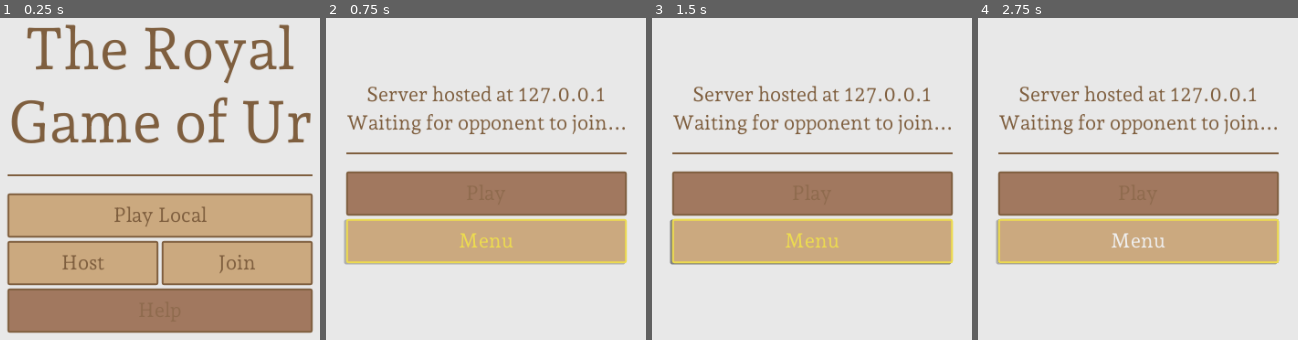
Above: before the commit, frames 1-4 (left to right).
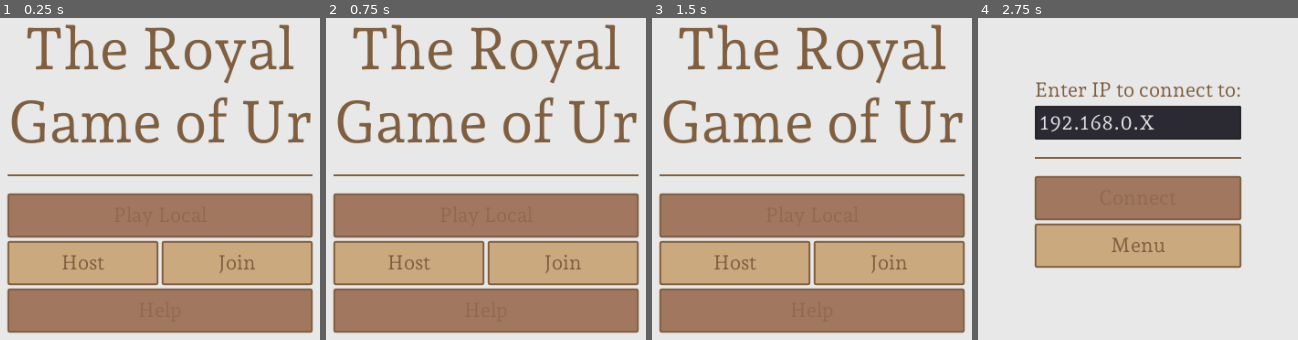
Above: after the commit, the same moments.

Repository: rschubkegel/ur-godot
Game: Godot game, scene res://nodes/Root.tscn
Two runs of this game, one before a commit and one after it. Both use one fixed random seed, a clock stepped at 60 frames per second and the inputs below.
Inputs (mouse positions are in pixels of both pictures, inside the frame that each line leads up to):
- Up to frame 1 (0.25 s): no input
- Up to frame 2 (0.75 s): click "Host" at 0.5 s
- Up to frame 3 (1.5 s): click (812, 240) at 1.25 s, where only the run before the commit has a clickable "Menu"
- Up to frame 4 (2.75 s): click (1214, 262) at 2 s, where only the run after the commit has a clickable "Join"

The runs differ from the first frame. In frame 1, 12% of the frame differs, in the area x 2-98%, y 54-68%; in frame 2, 48%, in the area x 2-98%, y 1-98%; in frame 3, 48%; in frame 4, 23%.

Commit message:
Unified use of lobby for both peers

Diff:
--- a/nodes/Game.tscn
+++ b/nodes/Game.tscn
@@ -26,6 +26,7 @@
 __meta__ = {
 "_edit_use_anchors_": false
 }
+menu_button = NodePath("rows/actions/menu_button")
 
 [node name="rows" type="VBoxContainer" parent="."]
 anchor_right = 1.0
--- a/nodes/JoinPopup.tscn
+++ /dev/null
@@ -1,61 +0,0 @@
-[gd_scene load_steps=3 format=2]
-
-[ext_resource path="res://styles/UI_Style.tres" type="Theme" id=1]
-
-[sub_resource type="StyleBoxFlat" id=1]
-bg_color = Color( 0.913725, 0.913725, 0.913725, 1 )
-border_width_left = 8
-border_width_top = 8
-border_width_right = 8
-border_width_bottom = 8
-border_color = Color( 0.8, 0.666667, 0.501961, 1 )
-
-[node name="popup" type="PopupPanel"]
-visible = true
-margin_right = 229.0
-margin_bottom = 72.0
-theme = ExtResource( 1 )
-custom_styles/panel = SubResource( 1 )
-popup_exclusive = true
-__meta__ = {
-"_edit_use_anchors_": false
-}
-
-[node name="vbox" type="VBoxContainer" parent="."]
-margin_left = 15.0
-margin_top = 8.0
-margin_right = 214.0
-margin_bottom = 80.0
-rect_pivot_offset = Vector2( -16, -9 )
-__meta__ = {
-"_edit_use_anchors_": false
-}
-
-[node name="hbox" type="HBoxContainer" parent="vbox"]
-margin_right = 199.0
-margin_bottom = 37.0
-alignment = 1
-
-[node name="prefix" type="Label" parent="vbox/hbox"]
-margin_top = 5.0
-margin_right = 109.0
-margin_bottom = 32.0
-theme = ExtResource( 1 )
-text = "192.168.0."
-__meta__ = {
-"_edit_use_anchors_": false
-}
-
-[node name="ip_selector" type="SpinBox" parent="vbox/hbox"]
-margin_left = 113.0
-margin_right = 199.0
-margin_bottom = 37.0
-theme = ExtResource( 1 )
-max_value = 99.0
-rounded = true
-
-[node name="connect" type="Button" parent="vbox"]
-margin_top = 41.0
-margin_right = 199.0
-margin_bottom = 72.0
-text = "Connect"
--- a/nodes/Lobby.tscn
+++ b/nodes/Lobby.tscn
@@ -1,5 +1,6 @@
-[gd_scene load_steps=3 format=2]
+[gd_scene load_steps=4 format=2]
 
+[ext_resource path="res://scripts/Lobby.gd" type="Script" id=1]
 [ext_resource path="res://styles/UI_Style.tres" type="Theme" id=2]
 
 [sub_resource type="StyleBoxFlat" id=2]
@@ -13,9 +14,14 @@
 anchor_right = 1.0
 anchor_bottom = 1.0
 theme = ExtResource( 2 )
+script = ExtResource( 1 )
 __meta__ = {
 "_edit_use_anchors_": false
 }
+ip_label = NodePath("hbox/vbox/ip_label")
+ip_ledit = NodePath("hbox/vbox/ip_ledit")
+connect_button = NodePath("hbox/vbox/connect")
+menu_button = NodePath("hbox/vbox/menu")
 
 [node name="hbox" type="HBoxContainer" parent="."]
 anchor_right = 1.0
@@ -26,58 +32,57 @@
 }
 
 [node name="vbox" type="VBoxContainer" parent="hbox"]
-margin_left = 71.0
-margin_right = 378.0
-margin_bottom = 900.0
+margin_left = 44.0
+margin_right = 306.0
+margin_bottom = 700.0
 alignment = 1
 __meta__ = {
 "_edit_use_anchors_": false
 }
 
 [node name="ip_label" type="Label" parent="hbox/vbox"]
-margin_top = 351.0
-margin_right = 307.0
-margin_bottom = 378.0
+margin_top = 246.0
+margin_right = 262.0
+margin_bottom = 273.0
 theme = ExtResource( 2 )
 custom_colors/font_color = Color( 0.501961, 0.376471, 0.25098, 1 )
 text = "Server hosted at 127.0.0.1"
 align = 1
 
-[node name="msg_label" type="Label" parent="hbox/vbox"]
-margin_top = 382.0
-margin_right = 307.0
-margin_bottom = 409.0
-theme = ExtResource( 2 )
-custom_colors/font_color = Color( 0.501961, 0.376471, 0.25098, 1 )
-text = "Waiting for opponent to join..."
-align = 1
+[node name="ip_ledit" type="LineEdit" parent="hbox/vbox" groups=["joining"]]
+margin_top = 277.0
+margin_right = 262.0
+margin_bottom = 314.0
+text = "192.168.0.X"
 
 [node name="HSeparator" type="HSeparator" parent="hbox/vbox"]
-margin_top = 413.0
-margin_right = 307.0
-margin_bottom = 445.0
+margin_top = 318.0
+margin_right = 262.0
+margin_bottom = 350.0
 custom_constants/separation = 32
 custom_styles/separator = SubResource( 2 )
 
-[node name="play" type="Button" parent="hbox/vbox"]
-margin_top = 449.0
-margin_right = 307.0
-margin_bottom = 497.0
+[node name="connect" type="Button" parent="hbox/vbox" groups=["joining"]]
+margin_top = 354.0
+margin_right = 262.0
+margin_bottom = 402.0
 rect_min_size = Vector2( 96, 48 )
 theme = ExtResource( 2 )
 disabled = true
-text = "Play"
+text = "Connect"
 __meta__ = {
 "_edit_use_anchors_": false
 }
 
 [node name="menu" type="Button" parent="hbox/vbox"]
-margin_top = 501.0
-margin_right = 307.0
-margin_bottom = 549.0
+margin_top = 406.0
+margin_right = 262.0
+margin_bottom = 454.0
 rect_min_size = Vector2( 96, 48 )
 theme = ExtResource( 2 )
 text = "Menu"
 __meta__ = {
 "_edit_use_anchors_": false
 }
+
+[connection signal="text_changed" from="hbox/vbox/ip_ledit" to="." method="ip_text_changed"]
--- a/nodes/Main.tscn
+++ b/nodes/Main.tscn
@@ -1,7 +1,8 @@
-[gd_scene load_steps=5 format=2]
+[gd_scene load_steps=6 format=2]
 
 [ext_resource path="res://styles/AndadaPro.ttf" type="DynamicFontData" id=1]
 [ext_resource path="res://styles/UI_Style.tres" type="Theme" id=2]
+[ext_resource path="res://scripts/MainMenu.gd" type="Script" id=3]
 
 [sub_resource type="DynamicFont" id=1]
 size = 64
@@ -18,9 +19,13 @@
 anchor_right = 1.0
 anchor_bottom = 1.0
 theme = ExtResource( 2 )
+script = ExtResource( 3 )
 __meta__ = {
 "_edit_use_anchors_": false
 }
+local_button = NodePath("hbox/vbox/play_local")
+host_button = NodePath("hbox/vbox/hbox/host")
+join_button = NodePath("hbox/vbox/hbox/join")
 
 [node name="hbox" type="HBoxContainer" parent="."]
 anchor_right = 1.0
@@ -31,18 +36,18 @@
 }
 
 [node name="vbox" type="VBoxContainer" parent="hbox"]
-margin_left = 58.0
-margin_right = 392.0
-margin_bottom = 900.0
+margin_left = 8.0
+margin_right = 342.0
+margin_bottom = 700.0
 alignment = 1
 __meta__ = {
 "_edit_use_anchors_": false
 }
 
 [node name="Title" type="Label" parent="hbox/vbox"]
-margin_top = 275.0
+margin_top = 175.0
 margin_right = 334.0
-margin_bottom = 432.0
+margin_bottom = 332.0
 theme = ExtResource( 2 )
 custom_colors/font_color = Color( 0.501961, 0.376471, 0.25098, 1 )
 custom_fonts/font = SubResource( 1 )
@@ -51,27 +56,28 @@
 align = 1
 
 [node name="HSeparator" type="HSeparator" parent="hbox/vbox"]
-margin_top = 436.0
+margin_top = 336.0
 margin_right = 334.0
-margin_bottom = 468.0
+margin_bottom = 368.0
 custom_constants/separation = 32
 custom_styles/separator = SubResource( 2 )
 
 [node name="play_local" type="Button" parent="hbox/vbox"]
-margin_top = 472.0
+margin_top = 372.0
 margin_right = 334.0
-margin_bottom = 520.0
+margin_bottom = 420.0
 rect_min_size = Vector2( 96, 48 )
 theme = ExtResource( 2 )
+disabled = true
 text = "Play Local"
 __meta__ = {
 "_edit_use_anchors_": false
 }
 
 [node name="hbox" type="HBoxContainer" parent="hbox/vbox"]
-margin_top = 524.0
+margin_top = 424.0
 margin_right = 334.0
-margin_bottom = 572.0
+margin_bottom = 472.0
 alignment = 1
 
 [node name="host" type="Button" parent="hbox/vbox/hbox"]
@@ -98,9 +104,9 @@
 }
 
 [node name="help_button" type="Button" parent="hbox/vbox"]
-margin_top = 576.0
+margin_top = 476.0
 margin_right = 334.0
-margin_bottom = 624.0
+margin_bottom = 524.0
 rect_min_size = Vector2( 96, 48 )
 theme = ExtResource( 2 )
 disabled = true
--- a/nodes/Root.tscn
+++ b/nodes/Root.tscn
@@ -1,14 +1,12 @@
-[gd_scene load_steps=6 format=2]
+[gd_scene load_steps=5 format=2]
 
 [ext_resource path="res://nodes/Game.tscn" type="PackedScene" id=1]
 [ext_resource path="res://nodes/Main.tscn" type="PackedScene" id=2]
 [ext_resource path="res://nodes/Lobby.tscn" type="PackedScene" id=3]
 [ext_resource path="res://scripts/Game.gd" type="Script" id=4]
-[ext_resource path="res://nodes/JoinPopup.tscn" type="PackedScene" id=5]
 
 [node name="root" type="Node"]
 script = ExtResource( 4 )
 MainMenu = ExtResource( 2 )
 Lobby = ExtResource( 3 )
-JoinPopup = ExtResource( 5 )
 Game = ExtResource( 1 )
--- a/scripts/Board.gd
+++ b/scripts/Board.gd
@@ -4,7 +4,10 @@
 const DICE_IMGS = [preload('res://images/dice_0.png'), preload('res://images/dice_1.png')]
 const PLAYER_COLORS = [Color(0.10, 0.25, 0.45), Color(0.45, 0.16, 0.15)]
 const PLAYER_NAMES = ['Player One', 'Player Two']
-const PLAYER_TOKEN_COUNT = 2
+const PLAYER_TOKEN_COUNT = 7
+
+# to be connected by Game.gd on screen change
+export(NodePath) var menu_button
 
 var cur_roll = null
 var cur_player = 0
--- a/scripts/Game.gd
+++ b/scripts/Game.gd
@@ -1,24 +1,28 @@
+#         ┌────────────play local──────────────┐
+#         │                                    ▼
+# ┌───────┴┐           ┌────────┐   both      ┌────────┐            ┌────────┐
+# │Start   ├───host&──►│Lobby   ├───players──►│Playing ├───player──►│GameOver├─┐
+# └────────┘   join    └────────┘   ready     └───────┬┘   wins     └────────┘ │
+#  ▲                    ▲                             │                        │
+#  │                    └─────────disconnected────────┘                        │
+#  │                                                                           │
+#  └───────────────────────────────────────────────────────────────────────────┘
+
+
 extends Node
 
-signal playing
-signal menu
+# signals emitted on scene change
+signal menu_s
+signal play_s
+signal host_s
+signal join_s
 
+# nodes to instantiate for scene changes
 export (PackedScene) var MainMenu
 export (PackedScene) var Lobby
-export (PackedScene) var JoinPopup
 export (PackedScene) var Game
 
-const MENU_BTN_PATH = 'rows/actions/menu_button'
-const PLAY_BTN_PATH = 'hbox/vbox/play_local'
-const HOST_BTN_PATH = 'hbox/vbox/hbox/host'
-const JOIN_BTN_PATH = 'hbox/vbox/hbox/join'
-const IP_LBL_PATH = 'hbox/vbox/ip_label'
-const PLAY_LOBBY_BTN_PATH = 'hbox/vbox/play'
-const MENU_LOBBY_BTN_PATH = 'hbox/vbox/menu'
-const CONNECT_BTN_PATH = 'vbox/connect'
-const CONNECT_IP_PATH = 'vbox/hbox/ip_selector'
-
-# Reference: https://docs.godotengine.org/en/stable/tutorials/networking/high_level_multiplayer.html
+# https://docs.godotengine.org/en/stable/tutorials/networking/high_level_multiplayer.html
 const IP_FORMAT = '192\\.168\\.\\d+\\.\\d+'
 const SERVER_PORT = 8000
 const MAX_PLAYERS = 2
@@ -38,66 +42,94 @@
 
 # add menu to tree and connect signals
 func main_menu():
-	get_tree().network_peer = null # dump old server
-	emit_signal('menu')
+	emit_signal('menu_s')
+
+	# dump old server
+	get_tree().network_peer = null
 
 	# add main menu node to tree
 	var menu = MainMenu.instance()
 	add_child(menu)
-	menu.get_node(PLAY_BTN_PATH).connect('pressed', self, 'play')
-	connect('playing', menu, 'queue_free')
-	menu.get_node(HOST_BTN_PATH).connect('pressed', self, 'host_game')
-	menu.get_node(HOST_BTN_PATH).connect('pressed', menu, 'queue_free')
-	menu.get_node(JOIN_BTN_PATH).connect('pressed', self, 'join_dialog', [menu])
+
+	# connect signals
+	menu.get_node(menu.local_button).connect('pressed', self, 'play')
+	menu.get_node(menu.host_button).connect('pressed', self, 'host')
+	menu.get_node(menu.join_button).connect('pressed', self, 'join')
+	connect('play_s', menu, 'queue_free')
+	connect('host_s', menu, 'queue_free')
+	connect('join_s', menu, 'queue_free')
 
 
 # add game to tree and connect signals
 func play():
-	emit_signal('playing')
+	emit_signal('play_s')
+
+	# add game node to tree
 	var game = Game.instance()
 	add_child(game)
-	game.get_node(MENU_BTN_PATH).connect('pressed', self, 'main_menu')
-	connect('menu', game, 'queue_free')
+
+	# connect signals
+	game.get_node(game.menu_button).connect('pressed', self, 'main_menu')
+	connect('menu_s', game, 'queue_free')
 
 
 # show dialog to connect to existing game on the network
-func join_dialog(menu):
-	var popup = JoinPopup.instance()
-	add_child(popup)
-	popup.get_node(CONNECT_BTN_PATH).connect('pressed', self, 'join_game', [popup, menu])
-	popup.popup_centered()
+func join():
+	emit_signal('join_s')
+
+	# add lobby node to tree
+	var lobby = Lobby.instance()
+	add_child(lobby)
+
+	# update UI to reflect joining
+	lobby.get_node(lobby.ip_label).text = 'Enter IP to connect to:'
+
+	# add signal connections
+	lobby.get_node(lobby.menu_button).connect('pressed', self, 'main_menu')
+	lobby.get_node(lobby.connect_button).connect('pressed', self, 'connect_to_server', [lobby])
+	connect('menu_s', lobby, 'queue_free')
+	connect('play_s', lobby, 'queue_free')
 
 
-# remove popup and main menu from scene and
 # join an existing game on the local network
-func join_game(popup, menu):
-	var ip = '192.168.0.%d' % popup.get_node(CONNECT_IP_PATH).value
-	connect('playing', popup, 'queue_free')
-
-	print('Joinging game at %s' % ip)
+func connect_to_server(lobby):
+	var ip = lobby.get_node(lobby.ip_ledit).text
 	var peer = NetworkedMultiplayerENet.new()
 	var e = peer.create_client(ip, SERVER_PORT)
 	if e:
 		print('Could not connect to server at %s' % ip)
 		peer.free()
+		main_menu()
 	else:
+		# play() will be called by player_connected()
 		get_tree().network_peer = peer
-		menu.queue_free()
 
 
 # start server and enter lobby
-func host_game():
+func host():
+	emit_signal('host_s')
+
+	# add lobby node to tree
 	var lobby = Lobby.instance()
 	add_child(lobby)
 
+	# hide nodes specific to connecting to a game
+	for node in get_tree().get_nodes_in_group("joining"):
+		node.visible = false
+
+	# connect signals
+	connect('menu_s', lobby, 'queue_free')
+	connect('play_s', lobby, 'queue_free')
+
+	# try to create server
 	var ip = init_server()
 	if ip:
-		lobby.get_node(IP_LBL_PATH).text = 'Server hosted at %s' % ip
-		lobby.get_node(MENU_LOBBY_BTN_PATH).connect('pressed', self, 'main_menu')
-		connect('menu', lobby, 'queue_free')
-		connect('playing', lobby, 'queue_free')
+		lobby.get_node(lobby.ip_label).text = \
+			'Server hosted at %s\nWaiting for opponent...' % ip
+		lobby.get_node(lobby.menu_button).connect('pressed', self, 'main_menu')
 	else:
 		print('Could not create server')
+		main_menu()
 
 
 # create a game server and return its ip address on success or null on failure
@@ -108,9 +140,7 @@
 		print('Error: could not create server')
 		get_tree().network_peer = null
 		return null
-
 	get_tree().network_peer = peer
-
 	return get_ip()
 
 
@@ -139,9 +169,9 @@
 
 # called on server
 func player_disconnected(id):
+	get_tree().set_refuse_new_network_connections(false)
 	main_menu()
 	print('Player %s disconnected' % str(id))
-	get_tree().set_refuse_new_network_connections(false)
 
 
 # called on client
@@ -156,5 +186,6 @@
 
 # called on client
 func server_disconnected():
+	get_tree().set_refuse_new_network_connections(false)
 	main_menu()
 	print("Server disconnected")
--- /dev/null
+++ b/scripts/Lobby.gd
@@ -0,0 +1,17 @@
+extends Node
+
+# will be connected by Game.gd on scene change
+# https://docs.godotengine.org/en/stable/tutorials/scripting/gdscript/gdscript_exports.html
+export(NodePath) var ip_label
+export(NodePath) var ip_ledit
+export(NodePath) var connect_button
+export(NodePath) var menu_button
+
+# if IP format is valid, make connect button interactable
+func ip_text_changed(new_text):
+	var ip_regex = RegEx.new()
+	ip_regex.compile(get_parent().IP_FORMAT)
+	if ip_regex.search(new_text):
+		get_node(connect_button).disabled = false
+	else:
+		get_node(connect_button).disabled = true
--- /dev/null
+++ b/scripts/MainMenu.gd
@@ -0,0 +1,7 @@
+extends Node
+
+# will be connected by Game.gd on scene change
+# https://docs.godotengine.org/en/stable/tutorials/scripting/gdscript/gdscript_exports.html
+export(NodePath) var local_button
+export(NodePath) var host_button
+export(NodePath) var join_button
